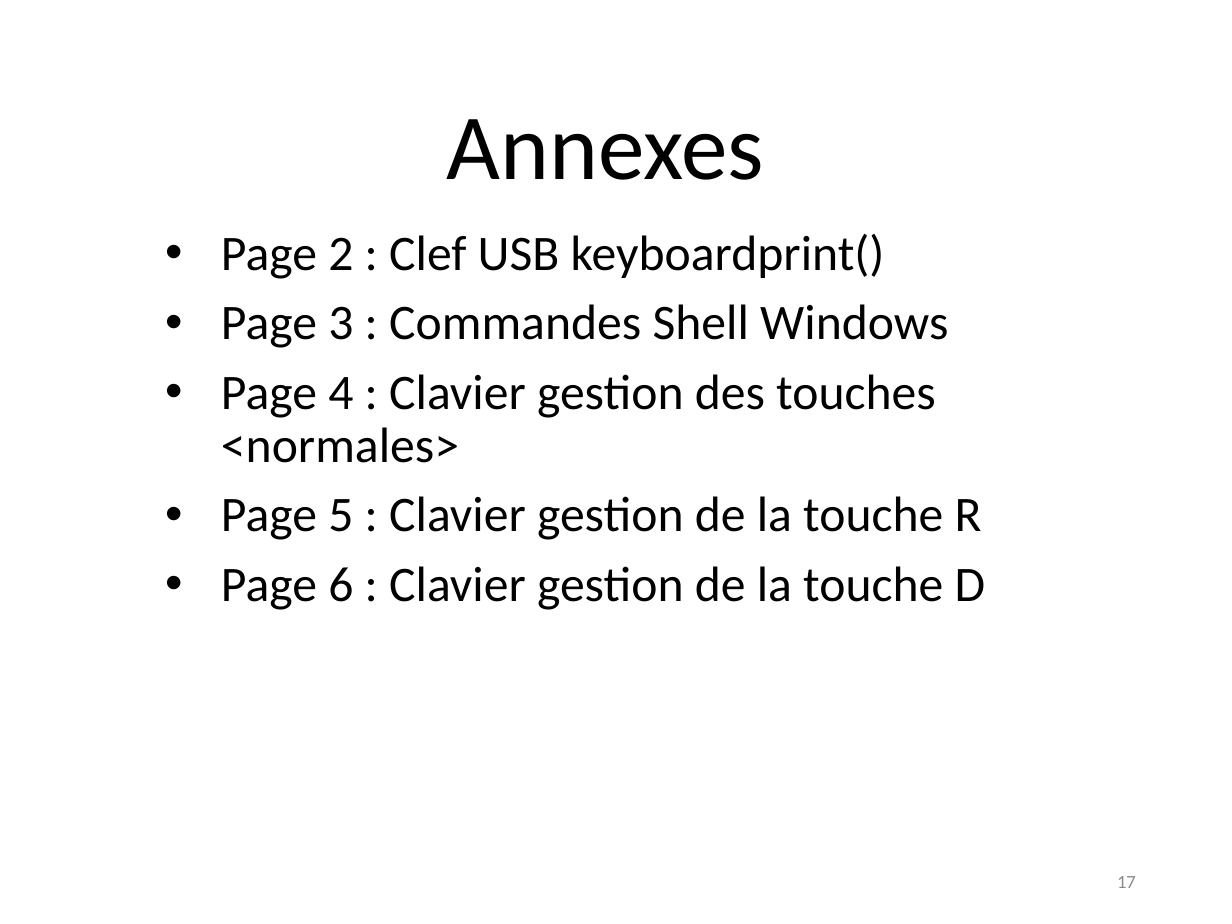
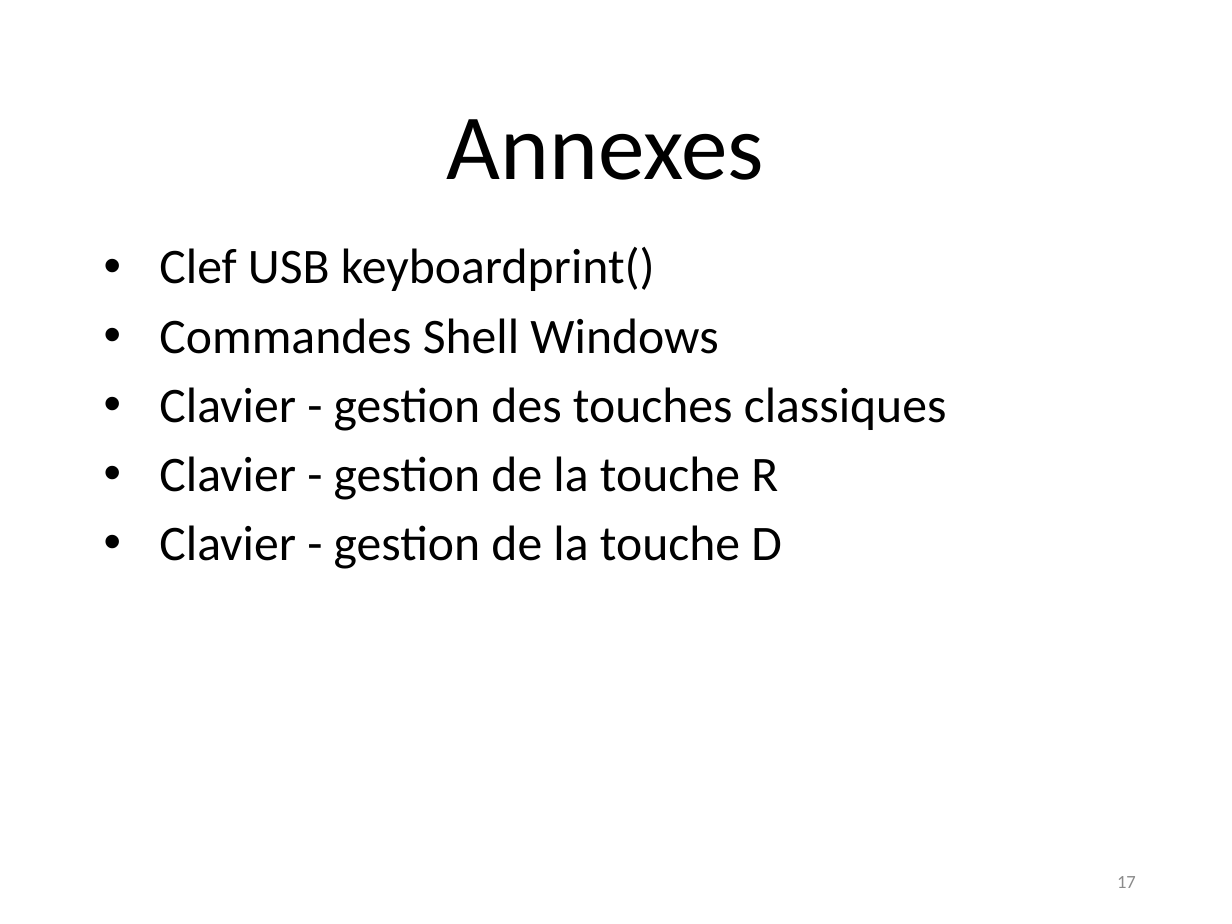
Before and after one commit to rguillomon/IMA3-4_Project, a slide deck: slide 17 of P12(périphUSB).odp. Drawn at 1232x924 pixels with LibreOffice and Linux fonts; fonts in the diff are those of the drawing. Boxes give left, top, right and bottom in pixels: in the first picture for what was removed or moved away, otherwise in the second. Text is boxed around its words. In the diff, an @@ line names an element or a change of style, - is before the commit and + after.

Commit message:
commit : presentation des annexes

```diff
--- a/P12(périphUSB).odp
+++ b/P12(périphUSB).odp
@@ subtitle at (159, 247, 947, 569): text changed @@
-• Page 2 : Clef USB keyboardprint()
-• Page 3 : Commandes Shell Windows
-• Page 4 : Clavier gestion des touches <normales>
-• Page 5 : Clavier gestion de la touche R
-• Page 6 : Clavier gestion de la touche D
+• Clef USB keyboardprint()
+• Commandes Shell Windows
+• Clavier - gestion des touches classiques
+• Clavier - gestion de la touche R
+• Clavier - gestion de la touche D
```
Also in this commit, not shown: 5 other slides changed, 1 slide removed.
